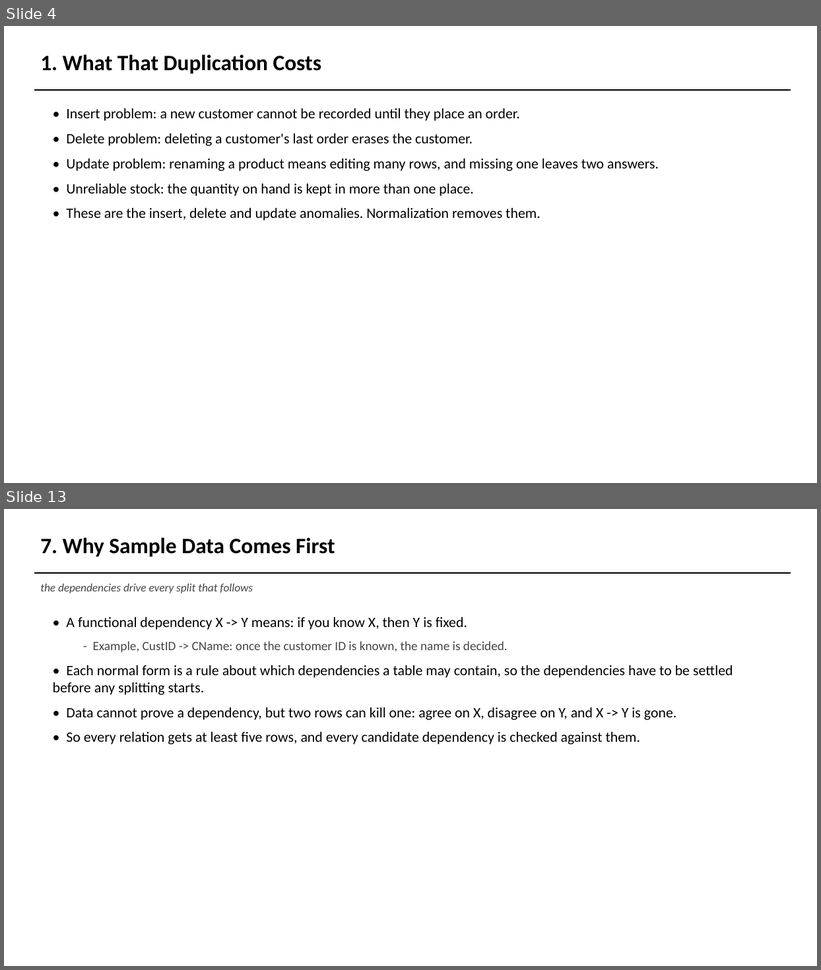
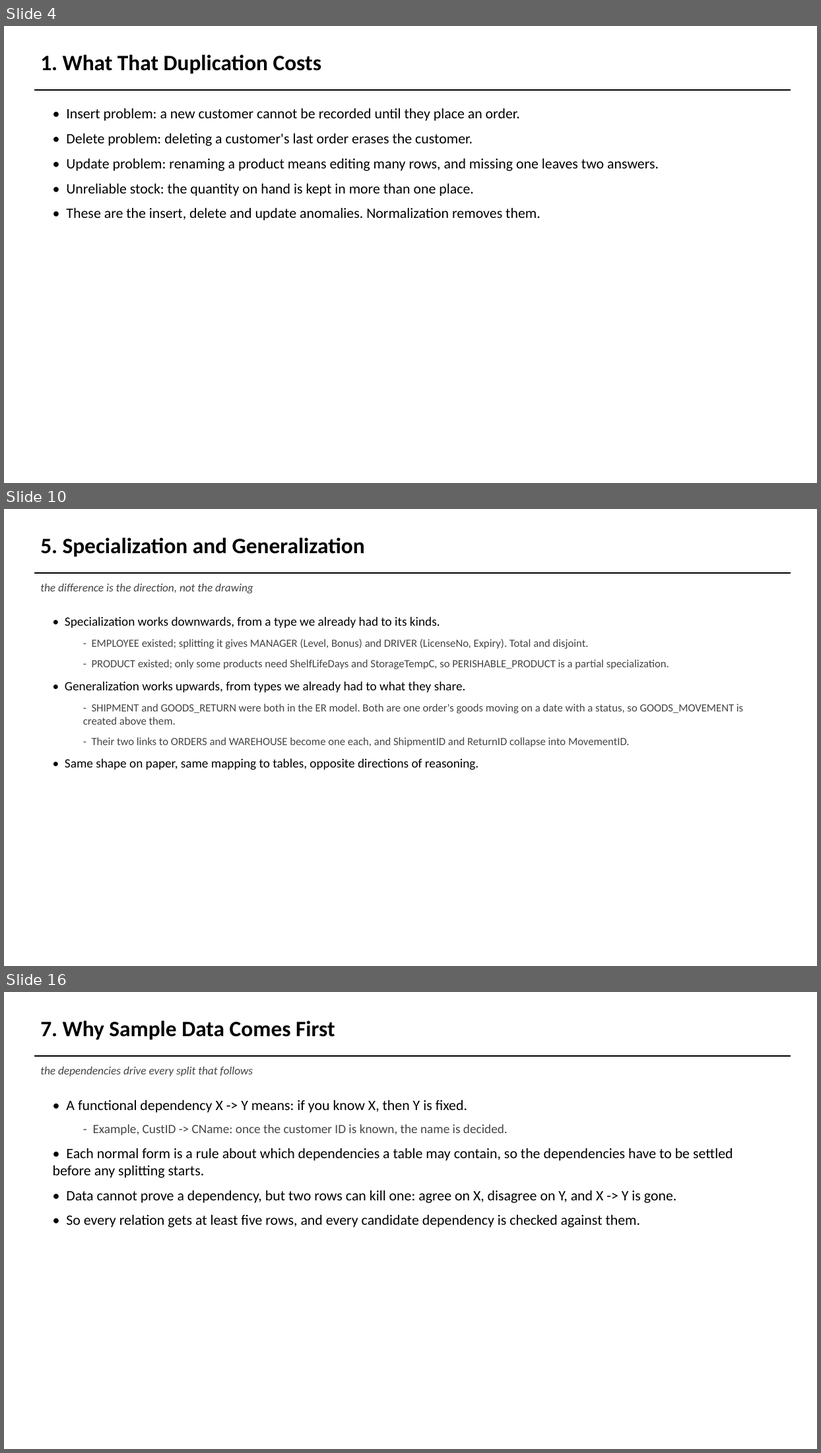
Before and after one commit to AviDhandhania/warehouse-supply-chain-dbms, a slide deck: presentation/DA1_Presentation.pptx. Shown one above the other, each under a label of ours: slides 4 and 13 before the commit, slides 4, 10 and 16 after it; the slides between them are not shown. The pictures are 821x970 and 821x1453 pixels, drawn with LibreOffice and Linux fonts; fonts in the diff are those of the drawing. Boxes give left, top, right and bottom in pixels: in the first picture for what was removed or moved away, otherwise in the second. Text is boxed around its words. In the diff, an @@ line names an element or a change of style, - is before the commit and + after.

Commit message:
DA1: add generalization, aggregation and a 1:1 relationship
MANAGES joins EMPLOYEE and WAREHOUSE one to one, which is what WAREHOUSE
already needed to justify ManagerID. The column now carries a UNIQUE
constraint, so WAREHOUSE has a second candidate key and is still in BCNF.

Generalization lifts SHIPMENT and GOODS_RETURN into GOODS_MOVEMENT. Both
subclasses are in the ER model as separate entities with their own links to
ORDERS and WAREHOUSE, and the EER model lifts the shared columns and both
links into the superclass, collapsing ShipmentID and ReturnID into
MovementID. Built upwards from what existed, which is the only thing that
distinguishes it from the specialization already in the model.

Aggregation boxes SUPPLIER, SUPPLIES and PRODUCT and hangs INSPECTION off the
box. The ER model gives INSPECTION two separate links, one per participant,
so the figure shows why the aggregation is needed. It maps to a two-column
foreign key into SUPPLIES, so an inspection cannot name a pair that is not
supplied. Drawn as its own figure, since the box would have covered half of
the EER model.

Final schema goes from 17 tables to 20 with INSPECTION, GOODS_MOVEMENT and
GOODS_RETURN. Eight come out of the normalization and twelve straight from
the mapping.

The normalization chain is untouched: sample_data, the five norm figures and
decomp_tree are byte for byte what they were, because the lineage runs
through the other eight tables. Every count in the report, the deck and the
README follows the new totals.

```diff
--- a/presentation/DA1_Presentation.pptx
+++ b/presentation/DA1_Presentation.pptx
@@ slide 10 added at [4,509,817,966], background #FFFFFF @@
@@ text added at [40,537,365,557], 26 pt, text #000000, bold @@
+5. Specialization and Generalization
@@ rectangle added at [34,572,791,574], fill #000000 @@
@@ text added at [40,584,253,593], 13.5 pt, text #444444, italic @@
+the difference is the direction, not the drawing
@@ text added at [65,617,743,770], 13 pt, text #444444 @@
+• Specialization works downwards, from a type we already had to its kinds.
+  - EMPLOYEE existed; splitting it gives MANAGER (Level, Bonus) and DRIVER (LicenseNo, Expiry). Total and disjoint.
+  - PRODUCT existed; only some products need ShelfLifeDays and StorageTempC, so PERISHABLE_PRODUCT is a partial specialization.
+• Generalization works upwards, from types we already had to what they share.
+  - SHIPMENT and GOODS_RETURN were both in the ER model. Both are one order's goods moving on a date with a status, so GOODS_MOVEMENT is created above them.
+  - Their two links to ORDERS and WAREHOUSE become one each, and ShipmentID and ReturnID collapse into MovementID.
+• Same shape on paper, same mapping to tables, opposite directions of reasoning.
@@ what was slide 13 is now slide 16 @@
```
Also in this commit, not shown: 13 slides changed, 2 other slides added, 8 other files.
